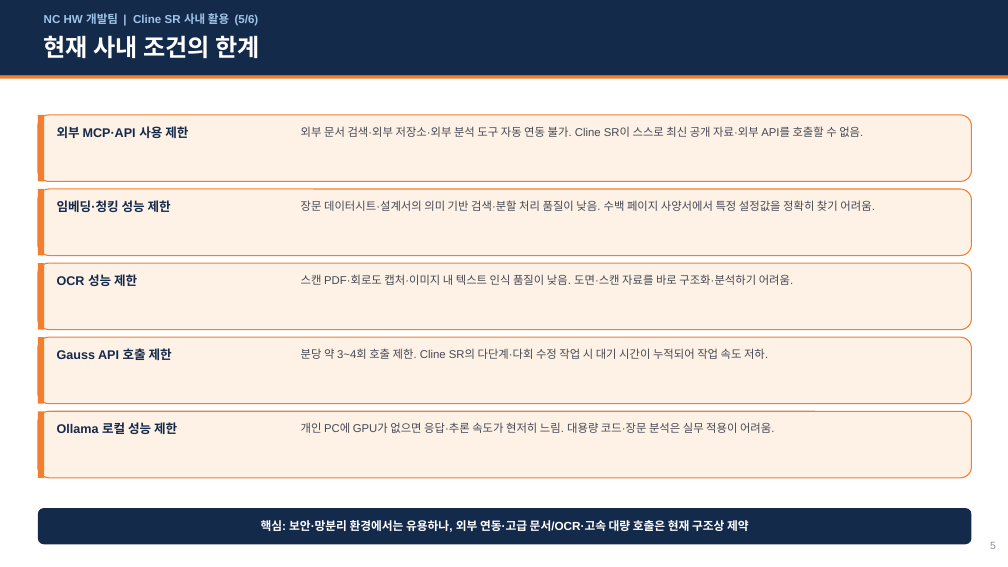
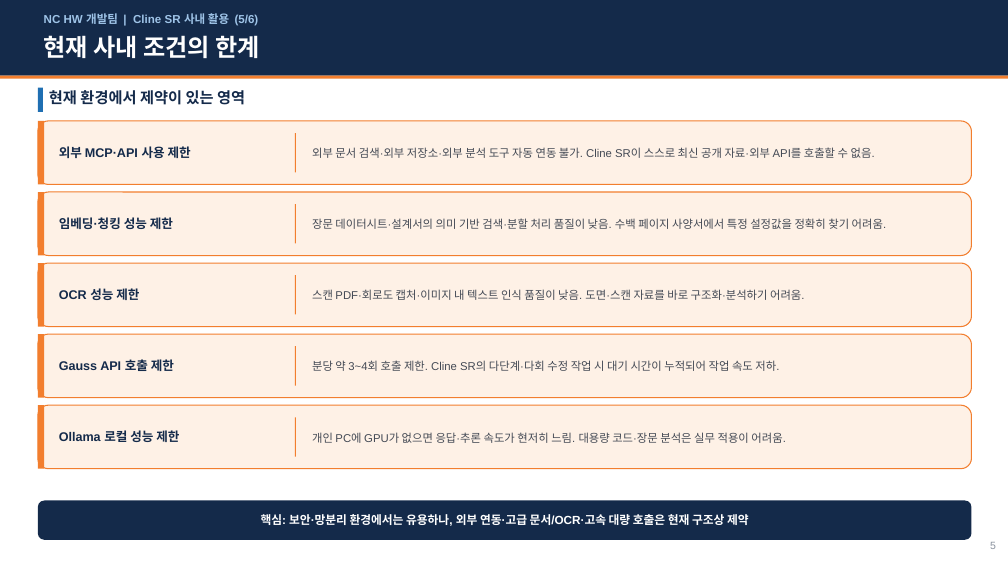
Before and after one commit to whaleonbush/poc, a slide deck: slide 5 of HW개발팀_AI활용방안_요약.pptx. Drawn at 1008x567 pixels with LibreOffice and Linux fonts; fonts in the diff are those of the drawing. Boxes give left, top, right and bottom in pixels: in the first picture for what was removed or moved away, otherwise in the second. Text is boxed around its words. In the diff, an @@ line names an element or a change of style, - is before the commit and + after.

```diff
--- a/HW개발팀_AI활용방안_요약.pptx
+++ b/HW개발팀_AI활용방안_요약.pptx
@@ rectangle added at <box>38,88,43,112</box>, fill #1F6FB2 @@
@@ text added at <box>49,90,245,105</box>, 14.5 pt, text #142A4A, bold @@
+현재 환경에서 제약이 있는 영역
@@ rounded rectangle: place and size @@
-rounded rectangle at <box>38,115,972,181</box>
+rounded rectangle at <box>38,121,972,185</box>
@@ rectangle: place and size @@
-rectangle at <box>38,115,44,181</box>
+rectangle at <box>38,121,44,185</box>
@@ vertical alignment top to middle in 5 elements at <box>59,430,179,442</box>, <box>59,359,174,371</box>, <box>59,288,139,300</box>, <box>59,217,173,229</box>, <box>59,146,191,158</box> @@
@@ rectangle added at <box>295,133,296,172</box>, fill #F27E2E @@
@@ text "외부 문서 검색·외부 저장소·외부 분석 ...": place and size @@
-text "외부 문서 검색·외부 저장소·외부 분석 ..." at <box>301,126,863,137</box>
+text "외부 문서 검색·외부 저장소·외부 분석 ..." at <box>312,147,875,158</box>
@@ rectangle added at <box>295,204,296,243</box>, fill #F27E2E @@
@@ text "장문 데이터시트·설계서의 의미 기반 검색·분할 ...": place and size @@
-text "장문 데이터시트·설계서의 의미 기반 검색·분할 ..." at <box>301,200,875,211</box>
+text "장문 데이터시트·설계서의 의미 기반 검색·분할 ..." at <box>312,218,887,229</box>
@@ rounded rectangle: place and size @@
-rounded rectangle at <box>38,337,972,404</box>
+rounded rectangle at <box>38,263,972,327</box>
@@ rectangle: place and size @@
-rectangle at <box>38,337,44,404</box>
+rectangle at <box>38,263,44,327</box>
@@ text "OCR 성능 제한": place and size @@
-text "OCR 성능 제한" at <box>57,274,137,286</box>
+text "OCR 성능 제한" at <box>59,288,139,300</box>
@@ text "스캔 PDF·회로도 캡처·이미지 내 텍스트 ...": place and size @@
-text "스캔 PDF·회로도 캡처·이미지 내 텍스트 ..." at <box>301,274,793,285</box>
+text "스캔 PDF·회로도 캡처·이미지 내 텍스트 ..." at <box>312,289,804,300</box>
@@ rectangle added at <box>295,275,296,315</box>, fill #F27E2E @@
@@ rounded rectangle: place and size @@
-rounded rectangle at <box>38,263,972,330</box>
+rounded rectangle at <box>38,334,972,398</box>
@@ rectangle: place and size @@
-rectangle at <box>38,263,44,330</box>
+rectangle at <box>38,334,44,398</box>
@@ text "Gauss API 호출 제한": place and size @@
-text "Gauss API 호출 제한" at <box>57,348,172,360</box>
+text "Gauss API 호출 제한" at <box>59,359,174,371</box>
@@ rectangle added at <box>295,346,296,386</box>, fill #F27E2E @@
@@ text "분당 약 3~4회 호출 제한. ...": place and size @@
-text "분당 약 3~4회 호출 제한. ..." at <box>301,348,768,359</box>
+text "분당 약 3~4회 호출 제한. ..." at <box>312,360,779,371</box>
@@ 2 rounded rectangles, 1 text, 1 rectangle: place and size @@
-2 rounded rectangles, 1 text, 1 rectangle at <box>38,411,972,544</box>
+2 rounded rectangles, 1 text, 1 rectangle at <box>38,405,972,540</box>
@@ text "Ollama 로컬 성능 제한": place and size @@
-text "Ollama 로컬 성능 제한" at <box>57,422,177,434</box>
+text "Ollama 로컬 성능 제한" at <box>59,430,179,442</box>
@@ rectangle added at <box>295,417,296,457</box>, fill #F27E2E @@
@@ line spacing 1.05 to 1.08; vertical alignment top to middle in 5 elements at <box>312,218,887,229</box>, <box>312,289,804,300</box>, <box>312,147,875,158</box>, <box>312,360,779,371</box>, <box>312,432,786,443</box> @@
@@ text "개인 PC에 GPU가 없으면 응답·추론 ...": place and size @@
-text "개인 PC에 GPU가 없으면 응답·추론 ..." at <box>301,422,775,433</box>
+text "개인 PC에 GPU가 없으면 응답·추론 ..." at <box>312,432,786,443</box>
```
Also in this commit, not shown: 5 other slides changed, 1 other file.
